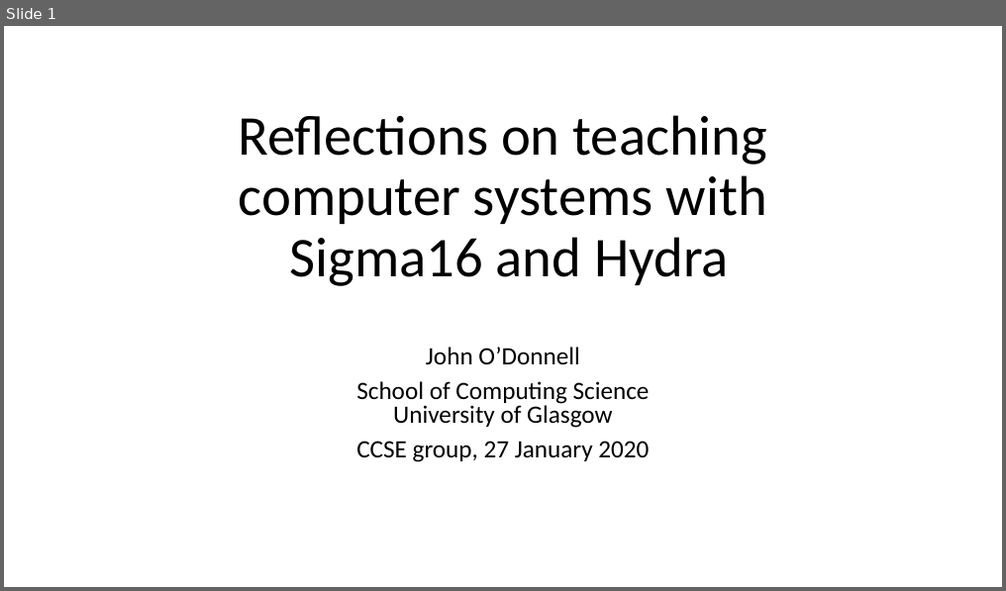
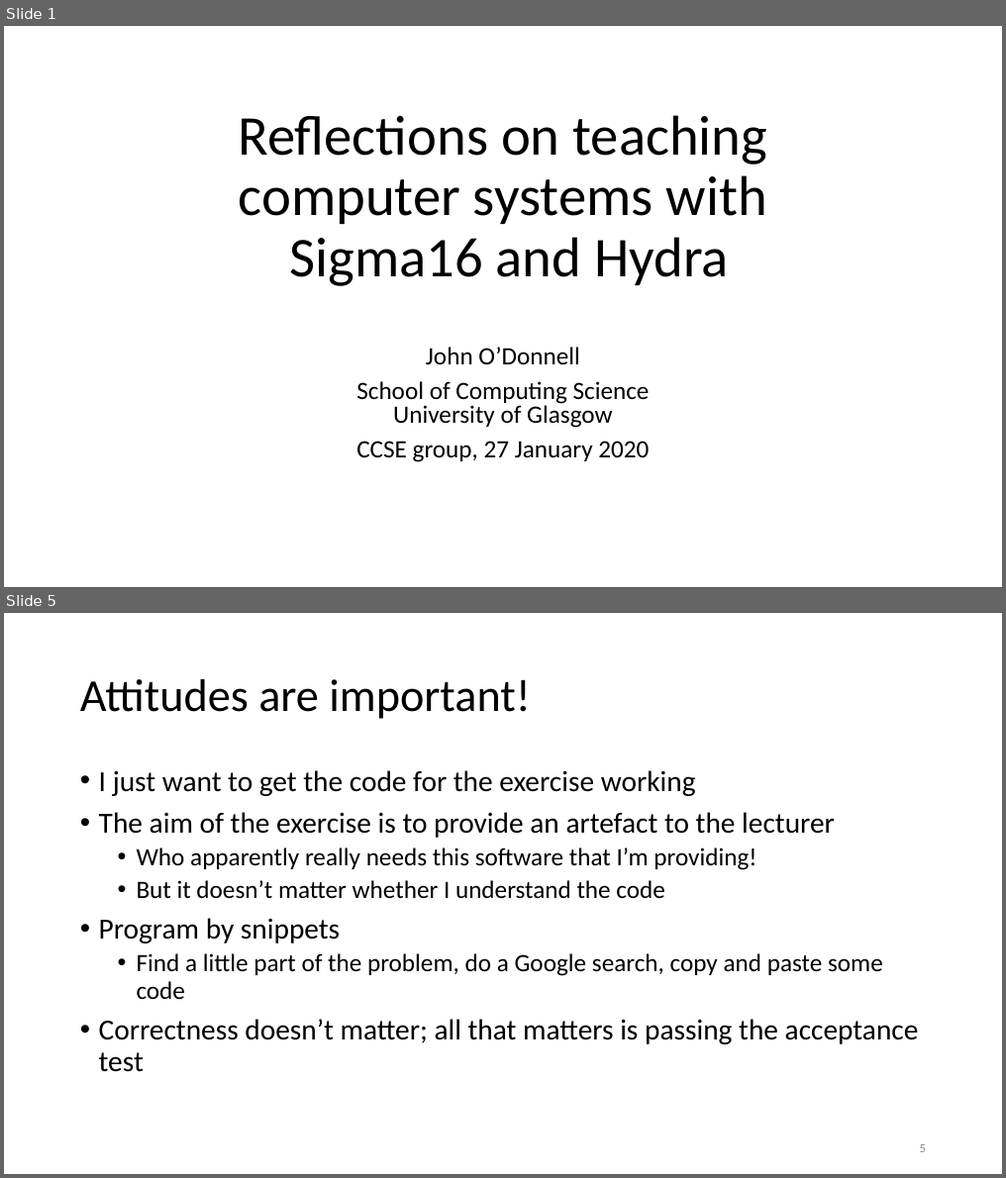
Before and after one commit to jtod/jtod.github.io, a slide deck: home/Sigma16/dev/docs/papers/Computer systems with Sigma16 and Hydra.pptx. Shown one above the other, each under a label of ours: slide 1 before the commit, slides 1 and 5 after it; the slides between them are not shown. The pictures are 1006x591 and 1006x1178 pixels, drawn with LibreOffice and Linux fonts; fonts in the diff are those of the drawing. Boxes give left, top, right and bottom in pixels: in the first picture for what was removed or moved away, otherwise in the second. Text is boxed around its words. In the diff, an @@ line names an element or a change of style, - is before the commit and + after.

```diff
--- a/home/Sigma16/dev/docs/papers/Computer systems with Sigma16 and Hydra.pptx
+++ b/home/Sigma16/dev/docs/papers/Computer systems with Sigma16 and Hydra.pptx
@@ slide 5 added at (4, 613, 1002, 1174), background #FFFFFF @@
@@ title added at (80, 679, 530, 719), 44 pt, text #000000 @@
+Attitudes are important!
@@ text added at (99, 770, 919, 1072), 28 pt, text #000000 @@
+• I just want to get the code for the exercise working
+• The aim of the exercise is to provide an artefact to the lecturer
+  • Who apparently really needs this software that I’m providing!
+  • But it doesn’t matter whether I understand the code
+• Program by snippets
+  • Find a little part of the problem, do a Google search, copy and paste some code
+• Correctness doesn’t matter; all that matters is passing the acceptance test
@@ page number added at (920, 1145, 926, 1153), 12 pt, text #8C8C8C @@
+5
```
Also in this commit, not shown: 3 slides changed, 24 other slides added, 1 slide removed, 11 other files.
